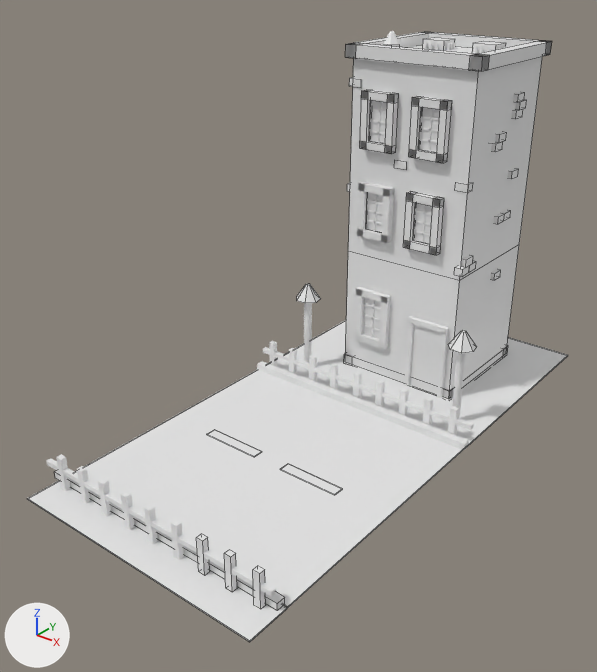
Renders of the Blender file LowPolyCity.Blender/scene.blend from each side of a commit.
Both versions are drawn from a camera (50 mm lens) standing at (73.0, -106.6, 77.3) and looking at (-2.4, -12.4, 18.8). Arrows for +X, +Y and +Z are at lower left; the lights stay in place. Mesh edges are drawn as thin lines on the coarser meshes.
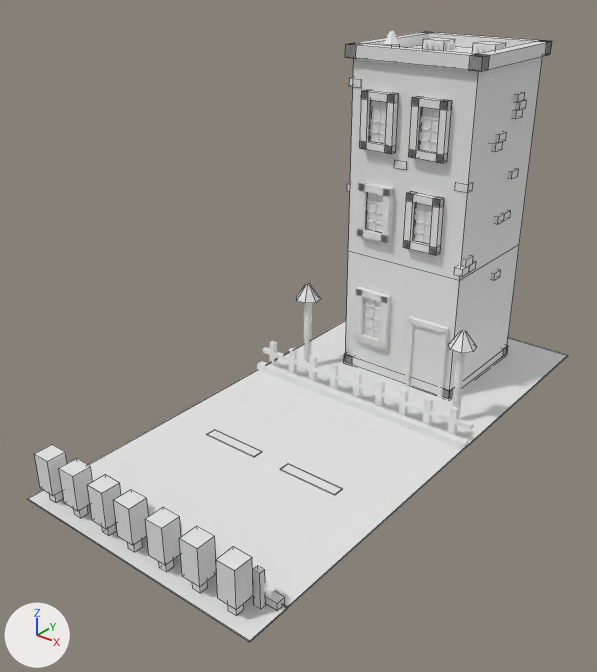
What differs and where, as boxes (x1, y1, x2, y2) in the pictures (597 x 672 px):
'Cube.012', added: after (216, 547, 253, 609)
'Cube.014', added: after (179, 526, 216, 587)
'Cube.016', added: after (145, 507, 181, 565)
'Cube.069', added: after (114, 489, 149, 545)
'Cube.074', added: after (59, 459, 93, 511)
'Cube.071', added: after (87, 475, 121, 529)
'Cube.075', added: after (35, 445, 67, 496)
'Cube.015', added: after (159, 559, 174, 572)
'Cube.011', added: after (228, 604, 244, 616)
'Cube.017', added: after (128, 540, 143, 552)
'Cube.070', added: after (102, 523, 116, 536)
'Cube.072', added: after (74, 506, 88, 518)
'Cube.073', added: after (50, 491, 64, 503)
'Cube.013', added: after (192, 581, 208, 593)
'RoadBorderNear.003', unchanged, covered by the edit: before (47, 458, 276, 597); after (181, 534, 276, 597)

What changed in the scene script:
```text
Add ob_cube_075:
    ob_cube_075 = bpy.data.objects.new('Cube.075', me_cube_094.copy())  # the mesh of ob_roadbordernear_003
    ob_cube_075.location = (-19.6, -49.5, 5.5)
    ob_cube_075.scale = (1.57, 1.57, 3.07)
Add ob_cube_073:
    ob_cube_073 = bpy.data.objects.new('Cube.073', me_cube_094.copy())  # the mesh of ob_roadbordernear_003
    ob_cube_073.location = (-19.6, -49.5, 1.6)
    ob_cube_073.scale = (0.7, 0.7, 1.36)
Add ob_cube_074:
    ob_cube_074 = bpy.data.objects.new('Cube.074', me_cube_094.copy())  # the mesh of ob_roadbordernear_003
    ob_cube_074.location = (-13.8, -49.5, 5.5)
    ob_cube_074.scale = (1.57, 1.57, 3.07)
Add ob_cube_072:
    ob_cube_072 = bpy.data.objects.new('Cube.072', me_cube_094.copy())  # the mesh of ob_roadbordernear_003
    ob_cube_072.location = (-13.8, -49.5, 1.6)
    ob_cube_072.scale = (0.7, 0.7, 1.36)
Add ob_cube_071:
    ob_cube_071 = bpy.data.objects.new('Cube.071', me_cube_094.copy())  # the mesh of ob_roadbordernear_003
    ob_cube_071.location = (-7.4, -49.5, 5.5)
    ob_cube_071.scale = (1.57, 1.57, 3.07)
Add ob_cube_070:
    ob_cube_070 = bpy.data.objects.new('Cube.070', me_cube_094.copy())  # the mesh of ob_roadbordernear_003
    ob_cube_070.location = (-7.4, -49.5, 1.6)
    ob_cube_070.scale = (0.7, 0.7, 1.36)
Add ob_cube_069:
    ob_cube_069 = bpy.data.objects.new('Cube.069', me_cube_094.copy())  # the mesh of ob_roadbordernear_003
    ob_cube_069.location = (-1.9, -49.5, 5.5)
    ob_cube_069.scale = (1.57, 1.57, 3.07)
Add ob_cube_017:
    ob_cube_017 = bpy.data.objects.new('Cube.017', me_cube_094.copy())  # the mesh of ob_roadbordernear_003
    ob_cube_017.location = (-1.9, -49.5, 1.6)
    ob_cube_017.scale = (0.7, 0.7, 1.36)
Add ob_cube_016:
    ob_cube_016 = bpy.data.objects.new('Cube.016', me_cube_094.copy())  # the mesh of ob_roadbordernear_003
    ob_cube_016.location = (4.4, -49.5, 5.5)
    ob_cube_016.scale = (1.57, 1.57, 3.07)
Add ob_cube_015:
    ob_cube_015 = bpy.data.objects.new('Cube.015', me_cube_094.copy())  # the mesh of ob_roadbordernear_003
    ob_cube_015.location = (4.4, -49.5, 1.6)
    ob_cube_015.scale = (0.7, 0.7, 1.36)
Add ob_cube_014:
    ob_cube_014 = bpy.data.objects.new('Cube.014', me_cube_094.copy())  # the mesh of ob_roadbordernear_003
    ob_cube_014.location = (10.8, -49.5, 5.5)
    ob_cube_014.scale = (1.57, 1.57, 3.07)
Add ob_cube_013:
    ob_cube_013 = bpy.data.objects.new('Cube.013', me_cube_094.copy())  # the mesh of ob_roadbordernear_003
    ob_cube_013.location = (10.8, -49.5, 1.6)
    ob_cube_013.scale = (0.7, 0.7, 1.36)
Add ob_cube_012:
    ob_cube_012 = bpy.data.objects.new('Cube.012', me_cube_094.copy())  # the mesh of ob_roadbordernear_003
    ob_cube_012.location = (17.1, -49.5, 5.5)
    ob_cube_012.scale = (1.57, 1.57, 3.07)
Add ob_cube_011:
    ob_cube_011 = bpy.data.objects.new('Cube.011', me_cube_094.copy())  # the mesh of ob_roadbordernear_003
    ob_cube_011.location = (17.1, -49.5, 1.6)
    ob_cube_011.scale = (0.7, 0.7, 1.36)
```
